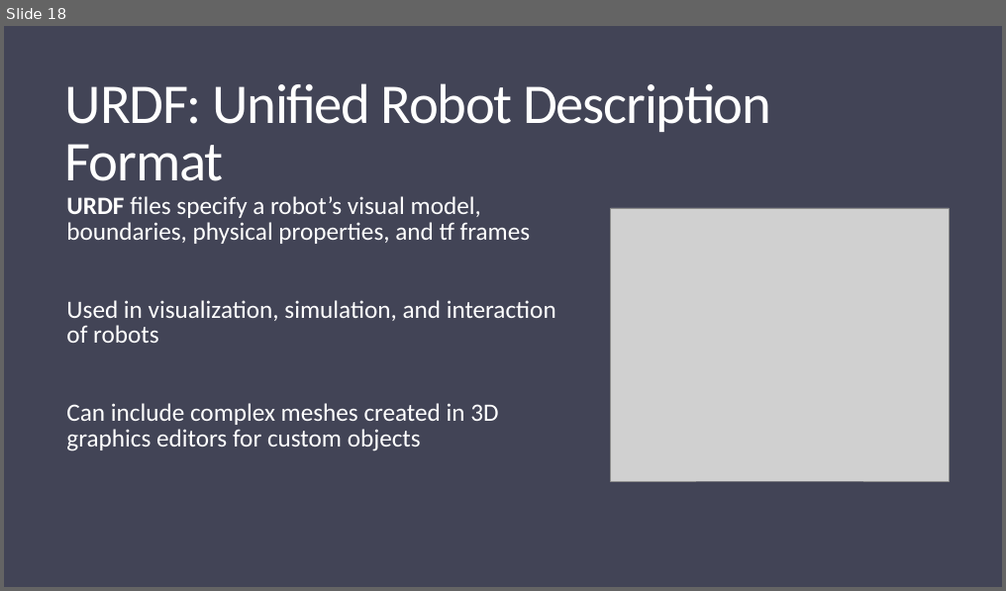
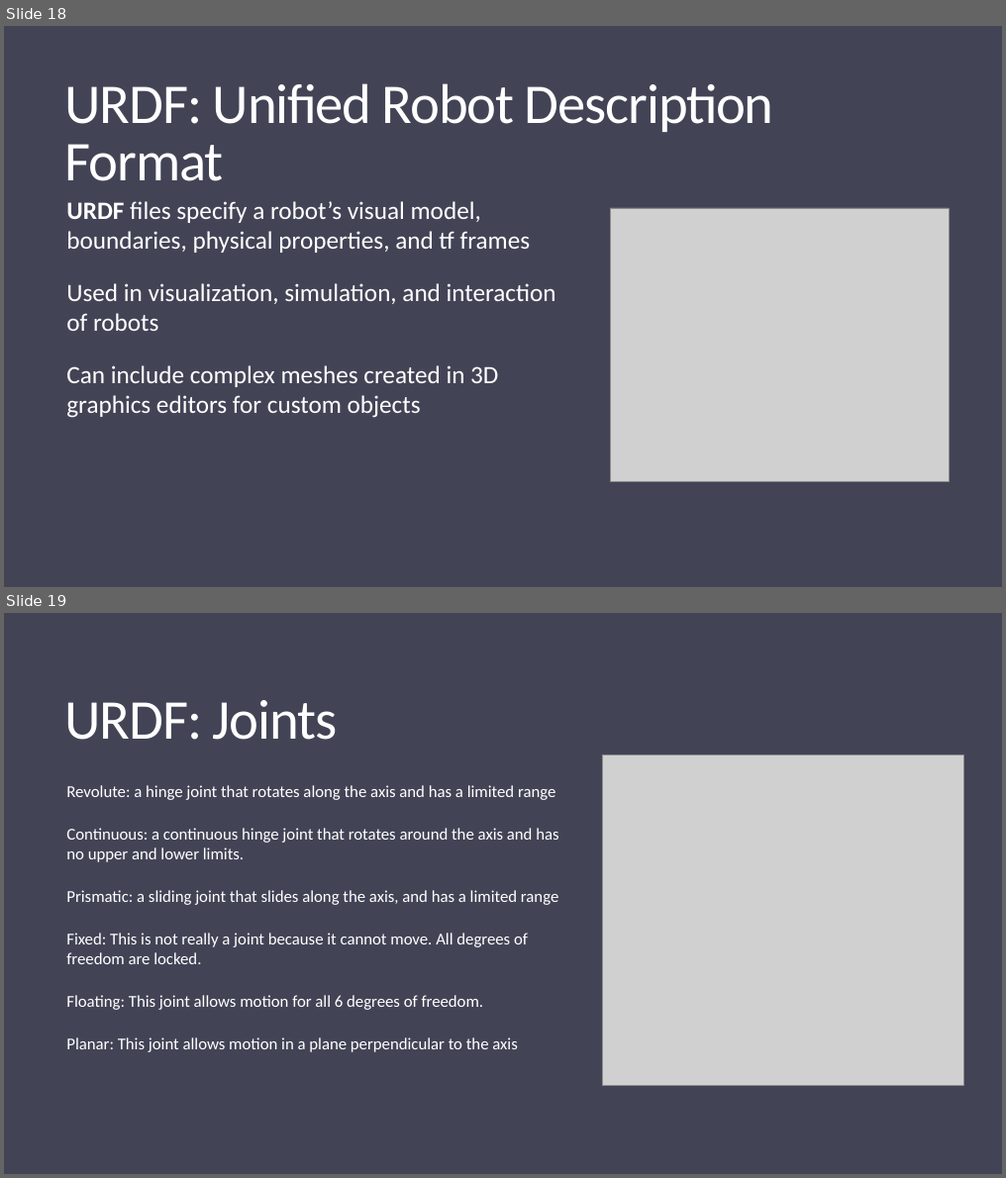
Before and after one commit to ObjExtract/ROS-Spring2019, a slide deck: week5/ROS Course Week 5.pptx. Shown one above the other, each under a label of ours: slide 18 before the commit, slides 18 and 19 after it. The pictures are 1006x591 and 1006x1178 pixels, drawn with LibreOffice and Linux fonts; fonts in the diff are those of the drawing; grey boxes stand for pictures. Boxes give left, top, right and bottom in pixels: in the first picture for what was removed or moved away, otherwise in the second. Text is boxed around its words. In the diff, an @@ line names an element or a change of style, - is before the commit and + after.

```diff
--- a/week5/ROS Course Week 5.pptx
+++ b/week5/ROS Course Week 5.pptx
@@ slide 19 added at (4, 613, 1002, 1174), background #424456 @@
@@ text added at (65, 700, 338, 740), 54 pt, text #FFFFFF @@
+URDF: Joints
@@ picture added at (603, 756, 963, 1086) @@
@@ text added at (66, 785, 558, 1053), 16 pt, text #FFFFFF @@
+Revolute: a hinge joint that rotates along the axis and has a limited range
+Continuous: a continuous hinge joint that rotates around the axis and has no upper and lower limits.
+Prismatic: a sliding joint that slides along the axis, and has a limited range
+Fixed: This is not really a joint because it cannot move. All degrees of freedom are locked.
+Floating: This joint allows motion for all 6 degrees of freedom.
+Planar: This joint allows motion in a plane perpendicular to the axis
@@ slide 18 changed as well @@
@@ text "URDF: Unified Robot Description Format" at (65, 83, 774, 181): letter spacing -1.2 to -1.1 pt @@
@@ text "URDF files specify a robot’s ..." at (66, 201, 556, 418): line spacing 0.85 to 1; less space between paragraphs @@
```
Also in this commit, not shown: 23 other slides changed, 1 other slide added, 7 other files.
